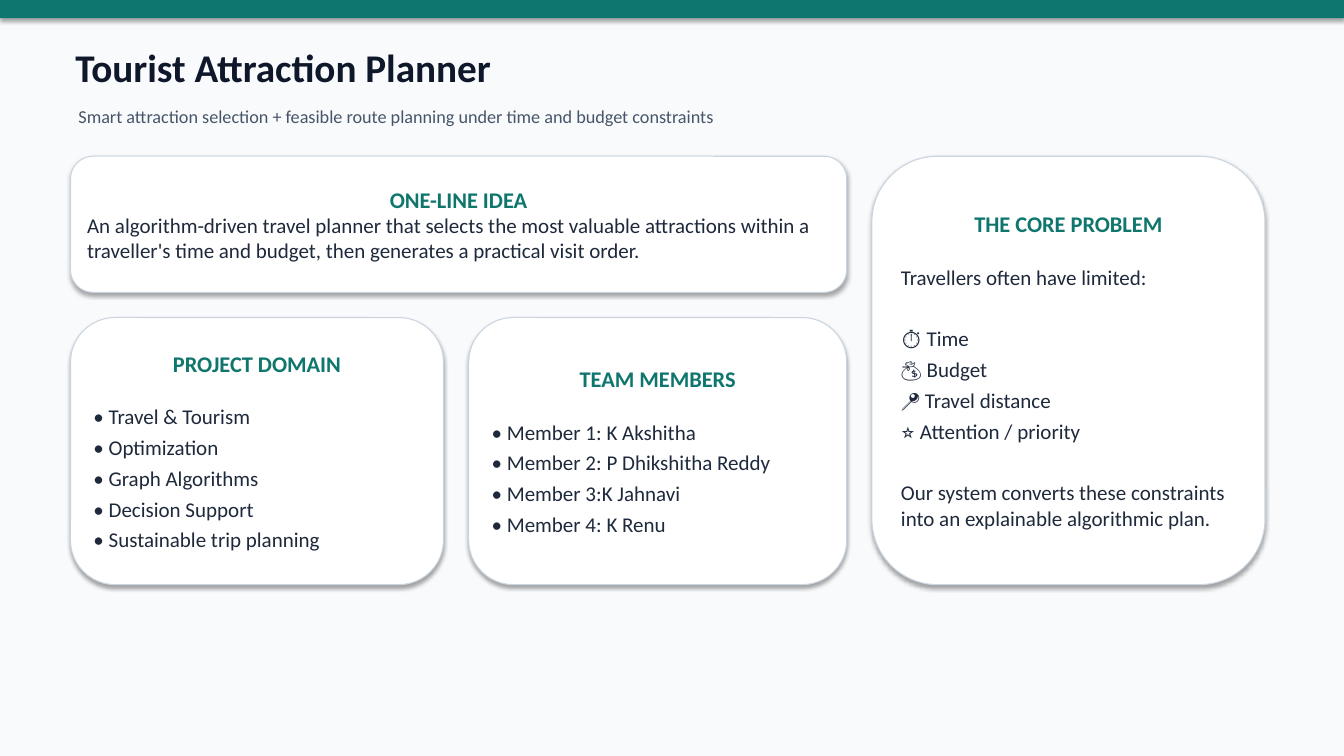
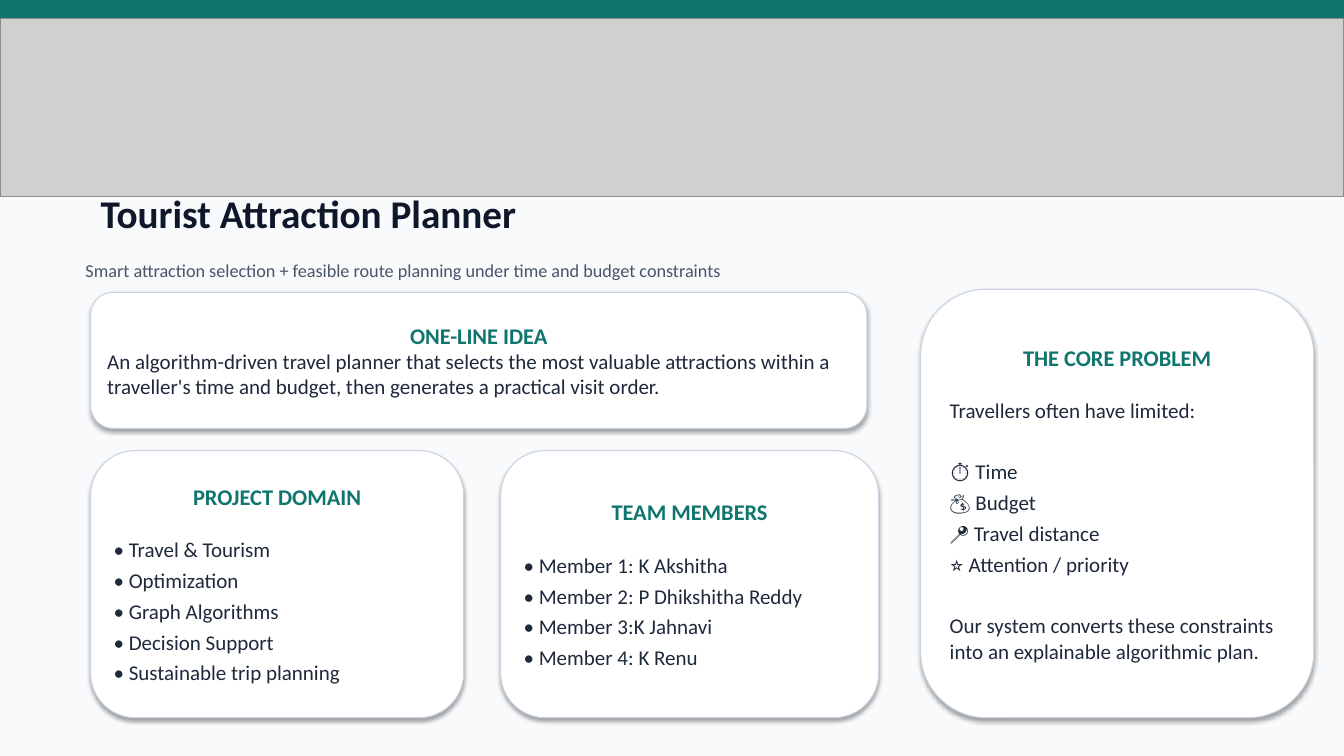
Before and after one commit to puramdhikshithareddy-sys/Tourist_Attraction_Planner, a slide deck: slide 1 of Tourist Attraction Planner PPT.pptx. Drawn at 1344x756 pixels with LibreOffice and Linux fonts; fonts in the diff are those of the drawing; grey boxes stand for pictures. Boxes give left, top, right and bottom in pixels: in the first picture for what was removed or moved away, otherwise in the second. Text is boxed around its words. In the diff, an @@ line names an element or a change of style, - is before the commit and + after.

```diff
--- a/Tourist Attraction Planner PPT.pptx
+++ b/Tourist Attraction Planner PPT.pptx
@@ picture added at bbox=[0, 18, 1344, 197] @@
@@ text "Tourist Attraction Planner" rewrapped from bbox=[75, 54, 490, 83] to bbox=[101, 195, 516, 229] @@
@@ text "Smart attraction selection + feasible ...": place and size @@
-text "Smart attraction selection + feasible ..." at bbox=[78, 110, 713, 126]
+text "Smart attraction selection + feasible ..." at bbox=[85, 264, 720, 280]
@@ rounded rectangle "ONE-LINE IDEA": place and size @@
-rounded rectangle "ONE-LINE IDEA" at bbox=[71, 156, 847, 292]
+rounded rectangle "ONE-LINE IDEA" at bbox=[91, 292, 867, 429]
@@ rounded rectangle "THE CORE PROBLEM": place and size @@
-rounded rectangle "THE CORE PROBLEM" at bbox=[872, 156, 1265, 585]
+rounded rectangle "THE CORE PROBLEM" at bbox=[921, 289, 1314, 718]
@@ rounded rectangle "PROJECT DOMAIN": place and size @@
-rounded rectangle "PROJECT DOMAIN" at bbox=[71, 318, 444, 585]
+rounded rectangle "PROJECT DOMAIN" at bbox=[91, 451, 464, 718]
@@ rounded rectangle "TEAM MEMBERS": place and size @@
-rounded rectangle "TEAM MEMBERS" at bbox=[469, 318, 847, 585]
+rounded rectangle "TEAM MEMBERS" at bbox=[501, 451, 879, 718]
```
